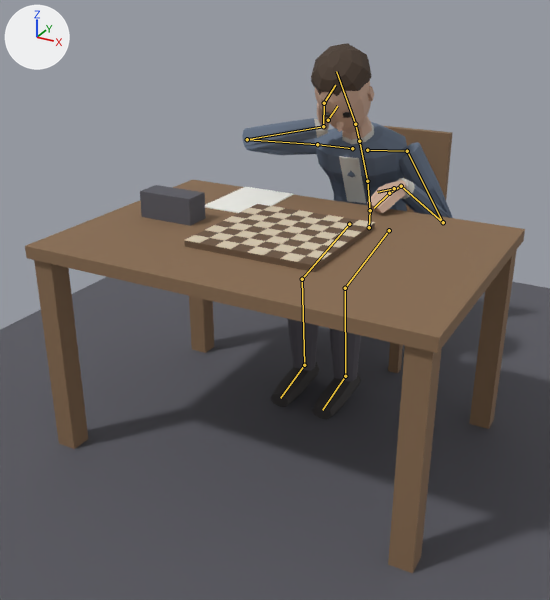
An edit to the Blender file art/characters/player.blend, drawn before and after from the same camera.
One viewpoint serves both versions: a 50 mm lens placed at (1.08, -2.81, 1.5), pointed at (-0.1, -0.67, 0.44). Arrows for +X, +Y and +Z are at upper left; the lights stay in place. The picture after the commit comes second. Both versions are drawn at frame 24 of the action 'sit_think__temple'; the numbers are the values there. The bones that bend it are drawn over the model as lines.

The first picture shows 'Body', 'Hair_Short', 'Ref_Board', 'Ref_ChairBack', 'Ref_Clock', 'Ref_Floor', 'Ref_Sheet', 'Ref_TableLeg', 'Ref_TableLeg.001', 'Ref_TableLeg.002', 'Ref_TableLeg.003', 'Ref_TableTop' and 33 more.
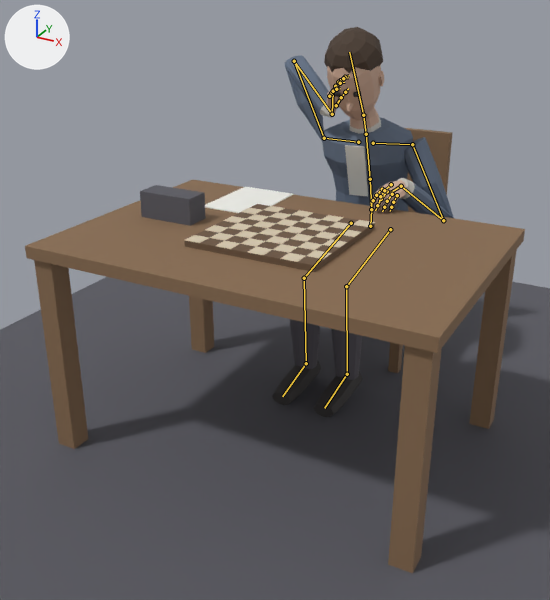
Location of each change, (x1, y1, x2, y2) in pixels of the pictures (550 x 600 px):
'Body', posed (14% narrower, 7% taller): before (242, 80, 453, 419); after (272, 55, 454, 417)
'Hair_Short', posed (13% shorter): before (311, 43, 372, 96); after (324, 27, 383, 73)
bone 'Hips', root to tip: before (369, 227) to (370, 210); after (370, 226) to (371, 209)
bone 'Spine', root to tip: before (370, 210) to (367, 181); after (371, 209) to (370, 179)
bone 'Chest', root to tip: before (367, 181) to (359, 141); after (370, 179) to (366, 134)
bone 'Neck', root to tip: before (359, 141) to (355, 124); after (366, 134) to (363, 115)
bone 'Head', root to tip: before (355, 124) to (336, 71); after (363, 115) to (349, 52)
bone 'UpperArm.L', root to tip: before (407, 151) to (443, 222); after (412, 144) to (443, 220)
bone 'Forearm.L', root to tip: before (443, 222) to (401, 186); after (443, 220) to (401, 186)
bone 'UpperArm.R', root to tip: before (317, 144) to (247, 139); after (324, 138) to (294, 61)
bone 'Hand.R', root to tip: before (323, 126) to (324, 103); after (332, 114) to (333, 91)

The change, as a diff of the scene's bpy script:
```diff
--- a/art/characters/player.blend.py
+++ b/art/characters/player.blend.py
@@ bone_hips @@
 bone_hips = bpy.data.objects['Armature'].pose.bones['Hips']
-bone_hips.location = (0.0, -0.34, 0.065)
+bone_hips.location = (0.0, -0.34, 0.05)
@@ bone_spine @@
 bone_spine = bpy.data.objects['Armature'].pose.bones['Spine']  # child of 'Hips'
-bone_spine.rotation_quaternion = (0.992, 0.125, 0.002, 0.017)  # degrees (14, 0, 2)
+bone_spine.rotation_quaternion = (0.997, 0.073, 0.001, 0.017)  # degrees (8, 0, 2)
@@ bone_chest @@
 bone_chest = bpy.data.objects['Armature'].pose.bones['Chest']  # child of 'Spine'
-bone_chest.rotation_quaternion = (0.995, 0.099, 0.0, 0.0)  # degrees (11, 0, 0)
+bone_chest.rotation_quaternion = (0.998, 0.056, 0.0, 0.0)  # degrees (6, 0, 0)
@@ bone_neck @@
 bone_neck = bpy.data.objects['Armature'].pose.bones['Neck']  # child of 'Chest'
-bone_neck.rotation_quaternion = (0.999, 0.035, 0.0, 0.0)  # degrees (4, 0, 0)
+bone_neck.rotation_quaternion = (0.998, 0.061, 0.0, 0.0)  # degrees (7, 0, 0)
@@ bone_head @@
 bone_head = bpy.data.objects['Armature'].pose.bones['Head']  # child of 'Neck'
-bone_head.rotation_quaternion = (0.99, 0.133, 0.05, -0.023)  # degrees (15, 6, -2)
+bone_head.rotation_quaternion = (0.992, 0.116, 0.05, -0.023)  # degrees (13, 6, -2)
@@ bone_upperarm_l @@
 bone_upperarm_l = bpy.data.objects['Armature'].pose.bones['UpperArm.L']  # child of 'Shoulder.L'
-bone_upperarm_l.rotation_quaternion = (0.993, 0.104, -0.036, -0.05)  # degrees (12, -3, -6)
+bone_upperarm_l.rotation_quaternion = (0.993, 0.105, 0.001, -0.047)  # degrees (12, 1, -5)
@@ bone_forearm_l @@
 bone_forearm_l = bpy.data.objects['Armature'].pose.bones['Forearm.L']  # child of 'UpperArm.L'
-bone_forearm_l.rotation_quaternion = (0.381, 0.924, 0.0, 0.0)  # degrees (135, 0, 0)
+bone_forearm_l.rotation_quaternion = (0.47, 0.883, 0.0, 0.0)  # degrees (124, 0, 0)
@@ bone_upperarm_r @@
 bone_upperarm_r = bpy.data.objects['Armature'].pose.bones['UpperArm.R']  # child of 'Shoulder.R'
-bone_upperarm_r.rotation_quaternion = (0.602, 0.662, 0.142, -0.423)  # degrees (83, 47, -28)
+bone_upperarm_r.rotation_quaternion = (0.342, 0.385, 0.28, -0.81)  # degrees (-19, 55, -144)
@@ bone_hand_r @@
 bone_hand_r = bpy.data.objects['Armature'].pose.bones['Hand.R']  # child of 'Forearm.R'
-bone_hand_r.rotation_quaternion = (0.718, -0.475, 0.068, -0.504)  # degrees (-54, -22, -58)
+bone_hand_r.rotation_quaternion = (0.298, -0.379, 0.391, -0.784)  # degrees (-64, -21, -125)
```
